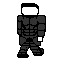
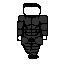
Layer changes from the first 64px x 64px image to the second:
hid "Walk2" over [17,3,46,58]
showed "Walk4" over [17,3,48,59]
